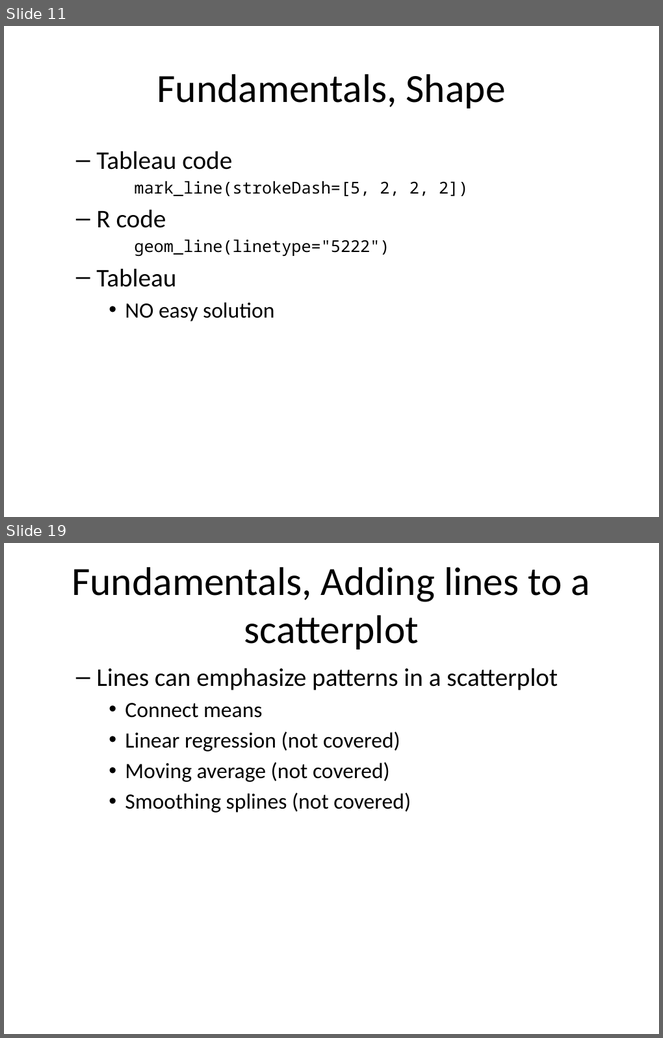
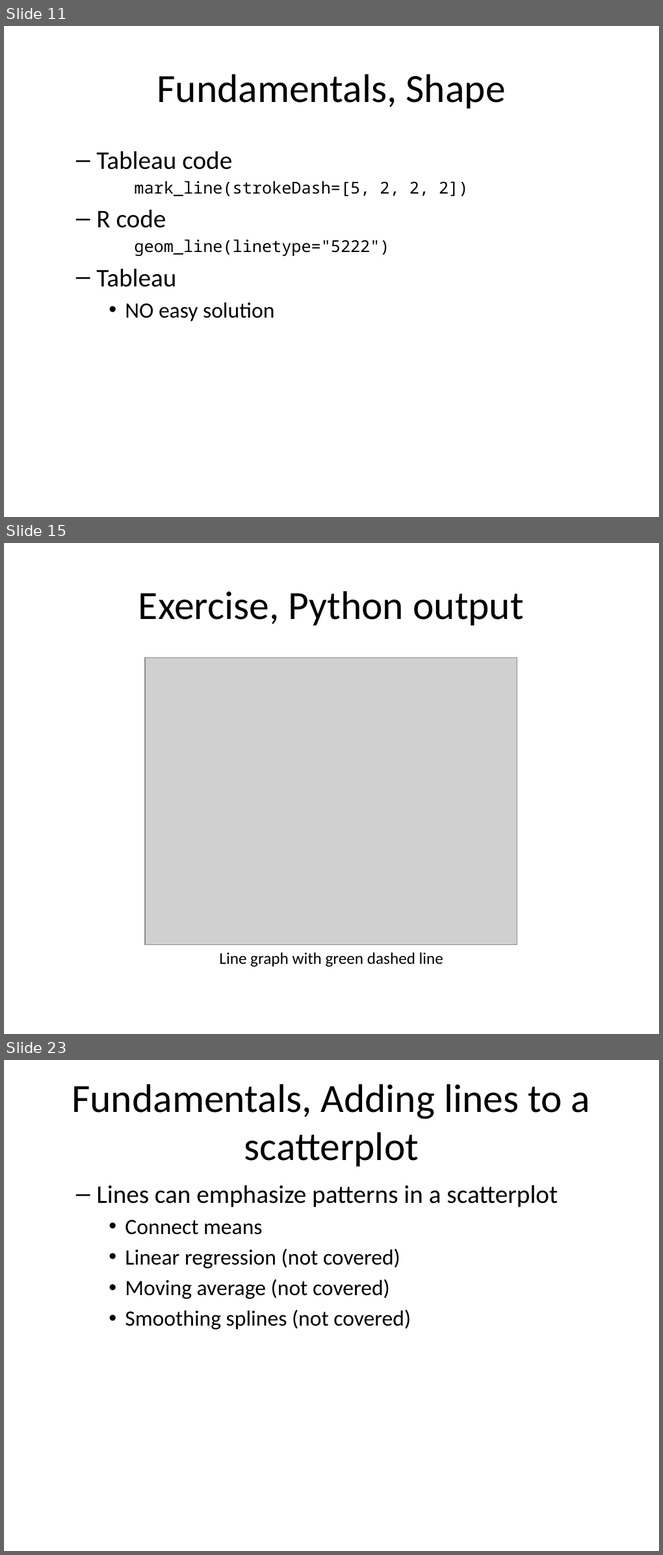
Before and after one commit to pmean/data-visualization, a slide deck: data-viz-03/component/fundamentals.pptx. Shown one above the other, each under a label of ours: slides 11 and 19 before the commit, slides 11, 15 and 23 after it; the slides between them are not shown. The pictures are 663x1038 and 663x1555 pixels, drawn with LibreOffice and Linux fonts; fonts in the diff are those of the drawing; grey boxes stand for pictures. Boxes give left, top, right and bottom in pixels: in the first picture for what was removed or moved away, otherwise in the second. Text is boxed around its words. In the diff, an @@ line names an element or a change of style, - is before the commit and + after.

Commit message:
Started multi-line graphs in data-viz-03

```diff
--- a/data-viz-03/component/fundamentals.pptx
+++ b/data-viz-03/component/fundamentals.pptx
@@ slide 15 added at <box>4,543,659,1034</box>, background #FFFFFF @@
@@ title added at <box>139,591,524,626</box>, 44 pt, text #000000 @@
+Exercise, Python output
@@ picture added at <box>145,657,517,945</box> @@
@@ text added at <box>219,953,443,967</box>, 18 pt, text #000000 @@
+Line graph with green dashed line
@@ what was slide 19 is now slide 23 @@
```
Also in this commit, not shown: 5 slides changed, 4 other slides added, 1 slide removed, 9 other files.
